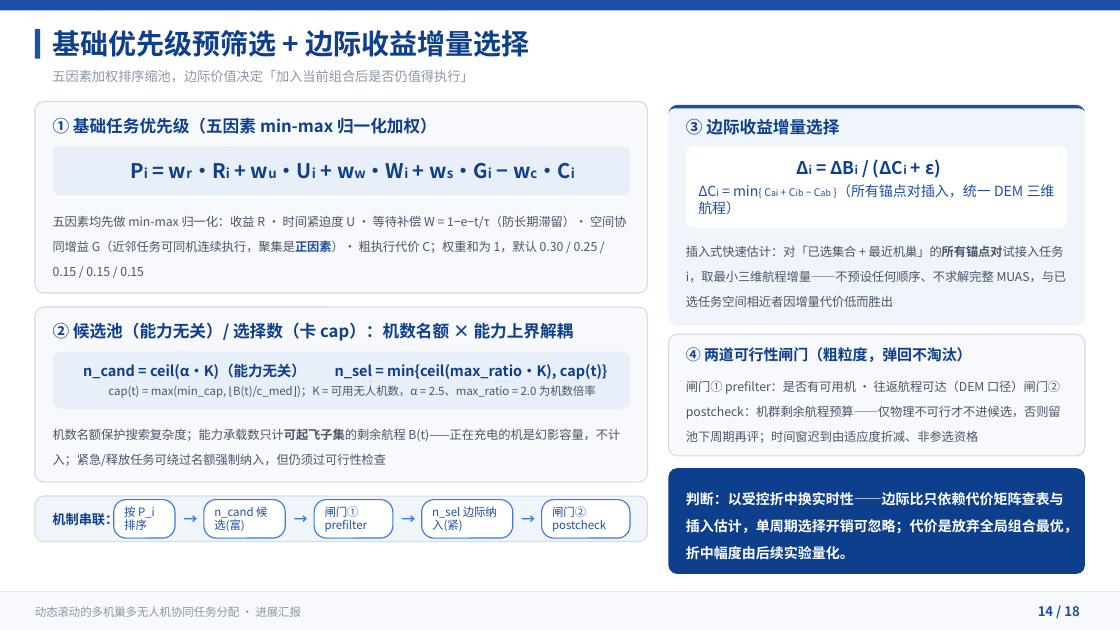
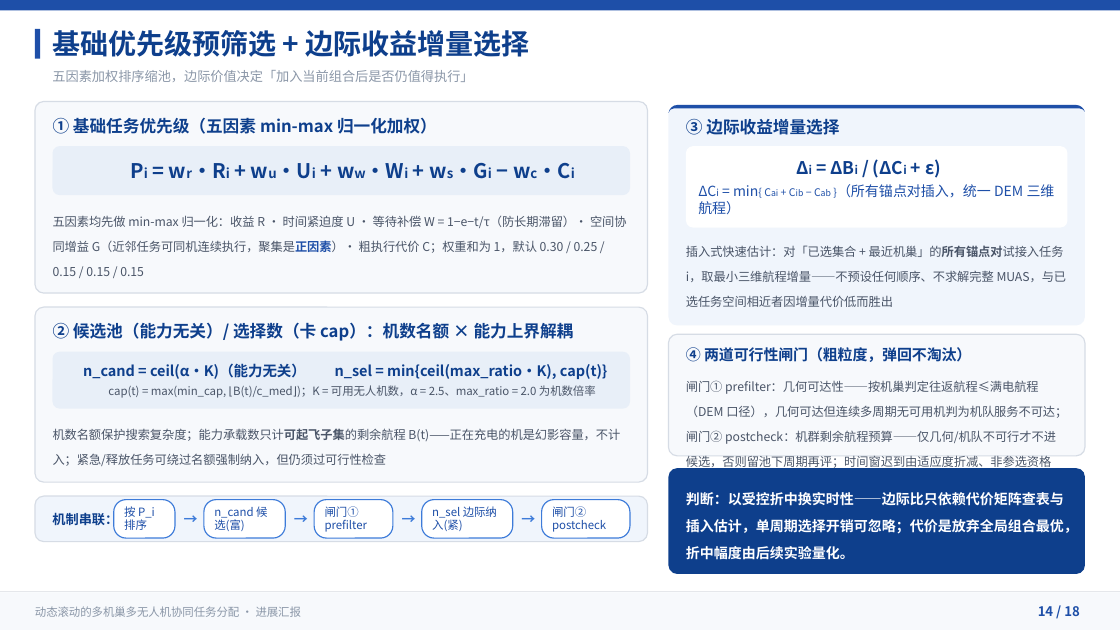
Before and after one commit to 909347194/ExperimentForGraduation, a slide deck: slide 14 of UAV协同任务分配方法-进展汇报/UAV协同任务分配方法-进展汇报.pptx. Drawn at 1120x630 pixels with LibreOffice and Linux fonts; fonts in the diff are those of the drawing. Boxes give left, top, right and bottom in pixels: in the first picture for what was removed or moved away, otherwise in the second. Text is boxed around its words. In the diff, an @@ line names an element or a change of style, - is before the commit and + after.

Commit message:
docs(进展汇报): PPT 审查更新至 night20261024 收口口径
- P8 进展页三栏+诚实口径条全量更新：exp01/05/06 已全量定稿
  （λ=1e-1、不可达归因分离、6 臂基线对照 + 联合域 5 格），
  exp02–04 标定/消融待做；「不给出任何对比结论」改为
  「对比结论按统一口径可比（完成率恒为不变量，区分度由按时率/
  航程/奖励产出承担）」
- P12：池守恒公式拆两类不可达 arrived = done + unreach_geo +
  unreach_service + elim + remain；完成反馈闸门表述对齐
  （迟到照常完成·不可达才出池，唯一合法未完成原因=几何不可行
  或机队服务不可达）
- P14：闸门① prefilter 对齐几何可达性判定（按机巢、DEM 口径）
  与机队服务不可达分离
- slides/*.slide 源与 .pptx 同步修改、文字逐字一致
- 视觉 QA：soffice 渲染 P8/P12/P14 核查无溢出、样式一致

```diff
--- a/UAV协同任务分配方法-进展汇报/UAV协同任务分配方法-进展汇报.pptx
+++ b/UAV协同任务分配方法-进展汇报/UAV协同任务分配方法-进展汇报.pptx
@@ text at (686,380,1067,470): text changed @@
-闸门① prefilter：是否有可用机 · 往返航程可达（DEM 口径）闸门② postcheck：机群剩余航程预算——仅物理不可行才不进候选，否则留池下周期再评；时间窗迟到由适应度折减、非参选资格
+闸门① prefilter：几何可达性——按机巢判定往返航程≤满电航程（DEM 口径），几何可达但连续多周期无可用机判为机队服务不可达；闸门② postcheck：机群剩余航程预算——仅几何/机队不可行才不进候选，否则留池下周期再评；时间窗迟到由适应度折减、非参选资格
```
Also in this commit, not shown: 2 other slides changed, 3 other files.
